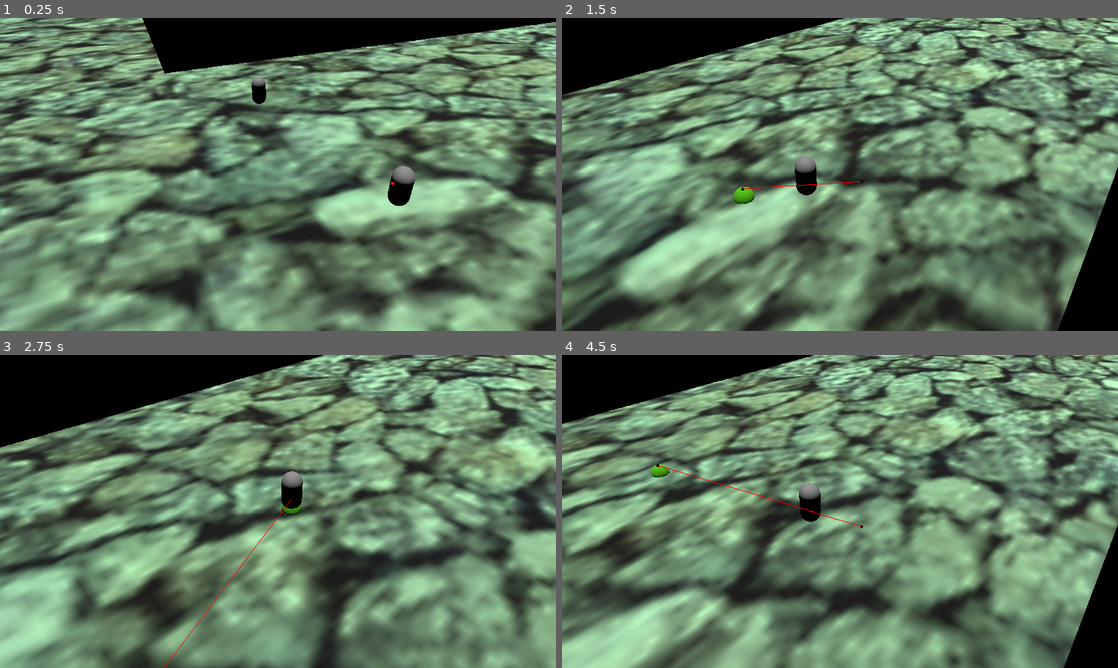
Above: before the commit, frames 1-4 (two rows, left to right).
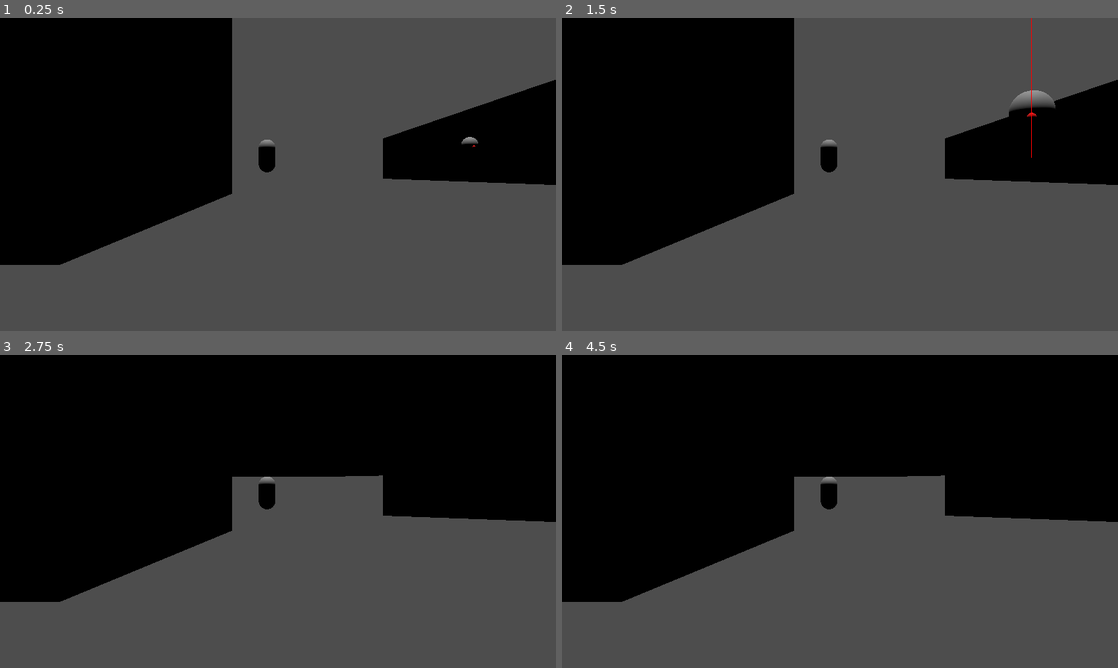
Above: after the commit, the same moments.

Repository: OLIWAPUNK/WSKAZEM
Game: Godot game, scene res://Scenes/GameWorld/World.tscn
Two runs of this game, one before a commit and one after it. Both use one fixed random seed, a clock stepped at 60 frames per second and the inputs below.
Inputs (mouse positions are in pixels of both pictures, inside the frame that each line leads up to):
- Up to frame 1 (0.25 s): no input
- Up to frame 2 (1.5 s): move the mouse to (962, 158) at 0.52 s; click (962, 158) at 0.6 s; move the mouse to (728, 190) at 1.27 s; click (728, 190) at 1.35 s
- Up to frame 3 (2.75 s): move the mouse to (333, 442) at 2.02 s; click (333, 442) at 2.1 s
- Up to frame 4 (4.5 s): move the mouse to (812, 574) at 2.77 s; click (812, 574) at 2.85 s; move the mouse to (1006, 558) at 3.52 s; click (1006, 558) at 3.6 s; move the mouse to (673, 464) at 4.27 s; click (673, 464) at 4.35 s

The runs differ from the first frame. In frame 1, 87% of the frame differs, in the area x 0-100%, y 0-100%; in frame 2, 81%; in frame 3, 85%; in frame 4, 88%.
Error after the commit: Invalid access to property or key 'global_position' on a base object of type 'Nil'. (res://Scripts/Camera/CameraMovement.gd:34)

Commit message:
Cutscene logic

Diff:
--- a/Scenes/GameWorld/Town.tscn
+++ b/Scenes/GameWorld/Town.tscn
@@ -86,9 +86,11 @@
 
 [node name="Town" type="Node" unique_id=511812993]
 
-[node name="Cutscene" parent="." unique_id=1710404898 instance=ExtResource("1_j5t86")]
+[node name="Cutscene" parent="." unique_id=1710404898 node_paths=PackedStringArray("camera_zone") instance=ExtResource("1_j5t86")]
+camera_zone = NodePath("../CameraNode/CameraZoneManager/CameraZone4")
 
 [node name="CameraNode" type="Node" parent="." unique_id=569391878]
+unique_name_in_owner = true
 
 [node name="CameraManager" type="Node" parent="CameraNode" unique_id=734264116 node_paths=PackedStringArray("default_camera_zone")]
 script = ExtResource("2_snv7e")
@@ -148,6 +150,9 @@
 [node name="LockedView" parent="CameraNode/CameraZoneManager/CameraZone3" index="2" unique_id=1589498262]
 transform = Transform3D(1, 0, 0, 0, 1, 0, 0, 0, 1, -79.30796, 9.995642, 61.5304)
 
+[node name="CameraZone4" parent="CameraNode/CameraZoneManager" unique_id=12053910 instance=ExtResource("3_dq28l")]
+transform = Transform3D(1, 0, 0, 0, 1, 0, 0, 0, 1, 26.052147, 0, 52.559307)
+
 [node name="DirectionalLight" type="DirectionalLight3D" parent="." unique_id=1612047031]
 transform = Transform3D(1, 0, 0, 0, 1.1924881e-08, 1, 0, -1, 1.1924881e-08, 0, 13.88743, 0)
 
@@ -232,3 +237,4 @@
 [editable path="CameraNode/CameraZoneManager/CameraZone"]
 [editable path="CameraNode/CameraZoneManager/CameraZone2"]
 [editable path="CameraNode/CameraZoneManager/CameraZone3"]
+[editable path="CameraNode/CameraZoneManager/CameraZone4"]
--- a/Scripts/Camera/CameraManager.gd
+++ b/Scripts/Camera/CameraManager.gd
@@ -5,7 +5,8 @@
 @onready var zone_manager: CameraZoneManager = $"../CameraZoneManager"
 
 @export var default_camera_zone: CameraZone
-@onready var follow_point: Node3D = $"/root/World/PlayerNode/PlayerBody"
+@onready var default_follow_target: Node3D = $"/root/World/PlayerNode/PlayerBody"
+var follow_target: Node3D = null
 
 @export_group("Movement Smoothing")
 @export_range(0.0, 1.0, 0.01) var SMOOTHING: float = 0.5
@@ -14,7 +15,7 @@
 
 func _ready() -> void:
 	assert(zone_manager, "Not found")
-	assert(follow_point, "Not set")
+	assert(default_follow_target, "Not set")
 
 	if default_camera_zone == null:
 		default_camera_zone = zone_manager.get_children()[0] as CameraZone
@@ -31,5 +32,8 @@
 
 	Global.debug.add_debug_property("Camera Location", camera_movement.camera_node.global_transform.origin, 1)
 
-func set_follow_point(new_follow_point: Node3D) -> void:
-	follow_point = new_follow_point
+func set_temporary_follow_target(new_follow_target: Node3D) -> void:
+	follow_target = new_follow_target
+
+func clear_temporary_follow_target() -> void:
+	follow_target = default_follow_target
--- a/Scripts/Camera/CameraMovement.gd
+++ b/Scripts/Camera/CameraMovement.gd
@@ -31,14 +31,14 @@
 
 func get_camera_position() -> Vector3:
 
-	var follow_point_target := camera_manager.follow_point.global_position
+	var follow_point_target := camera_manager.follow_target.global_position
 	return current_zone.get_camera_position(follow_point_target)
 
 
 func get_camera_rotation_target() -> Vector3:
 
 	if current_zone.lock_camera == current_zone.lockType.NONE:
-		return camera_manager.follow_point.global_position
+		return camera_manager.follow_target.global_position
 
 	if current_zone.lock_camera == current_zone.lockType.BOTH:
 		var looking_direction := -current_zone.locked_view.get_camera_transform().basis.z
@@ -59,7 +59,7 @@
 
 	var look_plane := Plane(locked_normal, get_camera_position())
 
-	return look_plane.project(camera_manager.follow_point.global_position)
+	return look_plane.project(camera_manager.follow_target.global_position)
 
 
 func new_camera_zone(new_zone: CameraZone) -> void:
--- a/Scripts/Camera/CameraZone.gd
+++ b/Scripts/Camera/CameraZone.gd
@@ -51,7 +51,6 @@
 
 	$CollisionShape3D.disabled = true
 
-
 func body_entered_zone(_body_rid: RID, body: Node3D,
 		_body_shape_index: int, _local_shape_index: int) -> void:
 	assert(body is CharacterBody3D, "Object entered zone that's not a CharacterBody3D")
--- a/Scripts/Cutscenes/Cutscene.gd
+++ b/Scripts/Cutscenes/Cutscene.gd
@@ -1,5 +1,29 @@
 class_name Cutscene
 extends AnimationPlayer
 
+@onready var camera_manager: CameraManager = %CameraNode/CameraManager
+
+## Camera zone to use during the cutscene. If set, the camera zone will have its collisions disabled.
+@export var camera_zone: CameraZone
+@export var follow_target: Node3D
+@export var disable_player_controls: bool = true
+
 func _ready() -> void:
-	pass
+	if camera_zone:
+		camera_zone.disable_collisions()
+		if follow_target:
+			camera_manager.set_temporary_follow_target(follow_target)
+
+func play_cutscene() -> Signal:
+	Global.player_controls_disabled = disable_player_controls
+	if camera_zone:
+		camera_zone.zone_entered.emit(camera_zone)
+	animation_finished.connect(_on_animation_finished)
+	play()
+	return animation_finished
+
+func _on_animation_finished() -> void:
+	Global.player_controls_disabled = false
+	if camera_zone:
+		camera_zone.zone_exited.emit(camera_zone)
+		camera_manager.clear_temporary_follow_target()
--- a/Scripts/Cutscenes/CutsceneManager.gd
+++ b/Scripts/Cutscenes/CutsceneManager.gd
@@ -4,8 +4,8 @@
 @export var cutscenes: Dictionary[String, Cutscene] = {}
 
 func _ready() -> void:
-	pass
+	Global.cutscene_manager = self
 
-func play_cutscene(cutscene_name: String) -> void:
+func play_cutscene(cutscene_name: String) -> Signal:
 	assert(cutscene_name in cutscenes, "Cutscene not found: " + cutscene_name)
-	cutscenes[cutscene_name].play()
+	return cutscenes[cutscene_name].play_cutscene()
--- a/Scripts/Navigation/PointerManager.gd
+++ b/Scripts/Navigation/PointerManager.gd
@@ -16,6 +16,9 @@
 
 
 func _unhandled_input(_event: InputEvent) -> void:
+
+	if Global.player_controls_disabled:
+		return
 
 	if Input.is_action_just_pressed("mouse_interact"):
 
--- a/Scripts/Traits/Clickable.gd
+++ b/Scripts/Traits/Clickable.gd
@@ -24,6 +24,9 @@
 
 func on_hover() -> void:
 
+	if Global.player_controls_disabled:
+		return
+
 	mesh.material_overlay = Global.overlay_outline_material
 	%PointerManager.on_hover(self)
 
--- a/Scripts/main.gd
+++ b/Scripts/main.gd
@@ -3,6 +3,8 @@
 
 static var debug : Debug
 static var map_manager : MapManager
+static var cutscene_manager : CutsceneManager
+static var player_controls_disabled : bool = false
 
 @export var overlay_outline_material : ShaderMaterial
 
@@ -18,4 +20,9 @@
 	debug.add_debug_property("Mouse pos", get_viewport().get_mouse_position(), 1)
 
 static func go_to_scene(path : String) -> void:
+
 	map_manager.go_to_scene(path)
+
+static func play_cutscene(cutscene_name: String) -> Signal:
+
+	return cutscene_manager.play_cutscene(cutscene_name)
